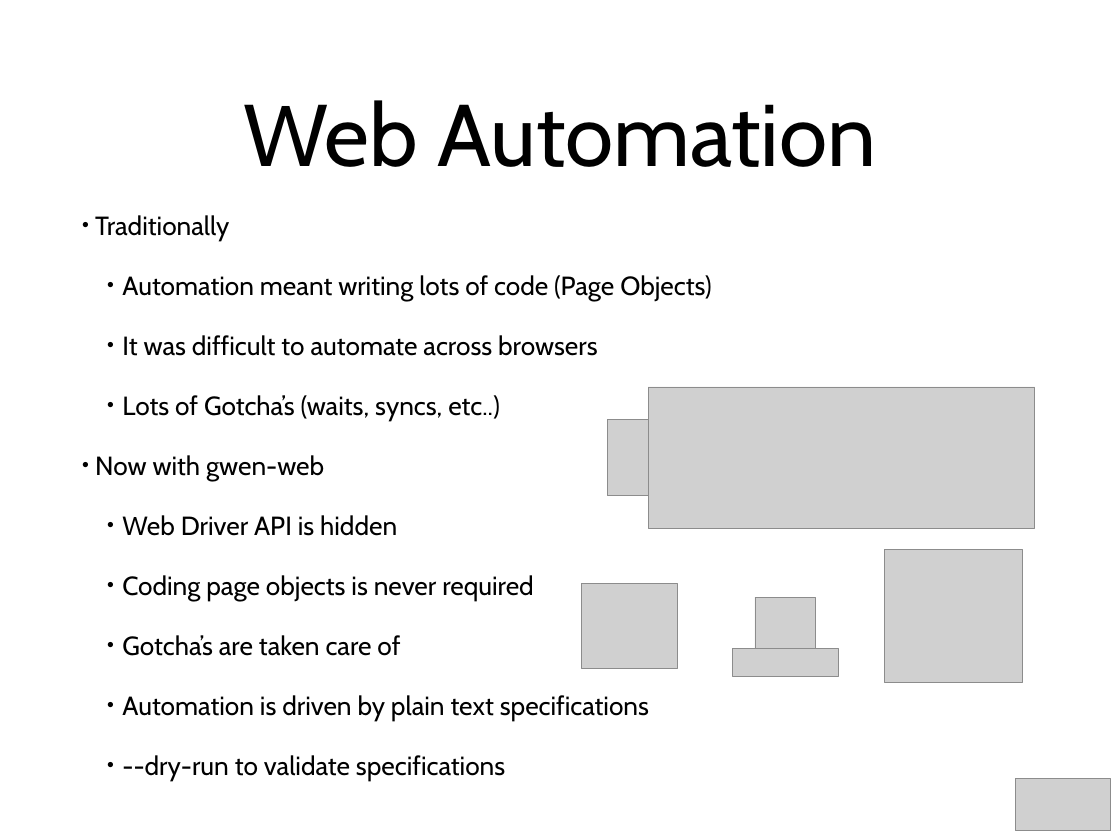
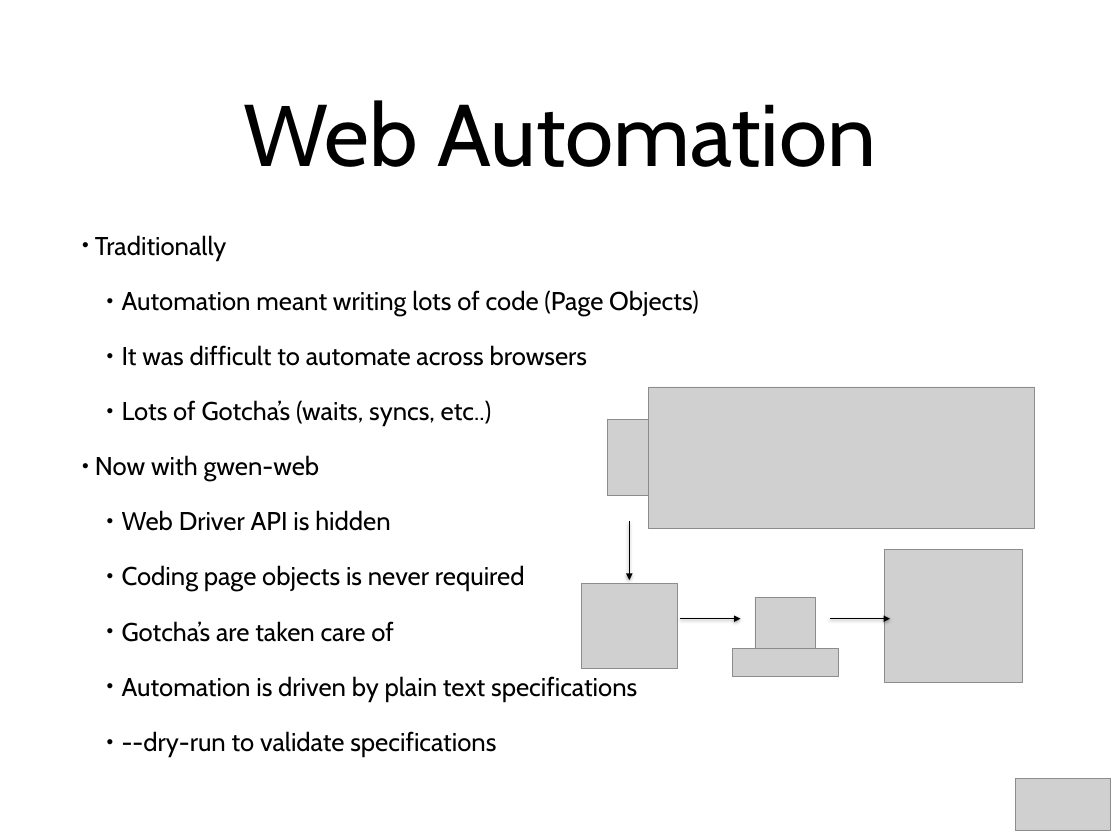
Before and after one commit to gwen-interpreter/gwen-web, a slide deck: slide 4 of doc/gwen-web-intro.pptx. Drawn at 1120x840 pixels with LibreOffice and Linux fonts; fonts in the diff are those of the drawing; grey boxes stand for pictures. Boxes give left, top, right and bottom in pixels: in the first picture for what was removed or moved away, otherwise in the second. Text is boxed around its words. In the diff, an @@ line names an element or a change of style, - is before the commit and + after.

```diff
--- a/doc/gwen-web-intro.pptx
+++ b/doc/gwen-web-intro.pptx
@@ text "Traditionally" at bbox=[95, 235, 699, 756]: size 24 to 23.5 pt; indent changed; line spacing 1 to 0.9; less space between paragraphs @@
@@ arrow added from (629, 521) to (629, 580), #000000 1 pt @@
@@ arrow added from (681, 619) to (740, 619), #000000 1 pt @@
@@ arrow added from (830, 619) to (890, 619), #000000 1 pt @@
```
Also in this commit, not shown: 6 other slides changed, 4 other files.
